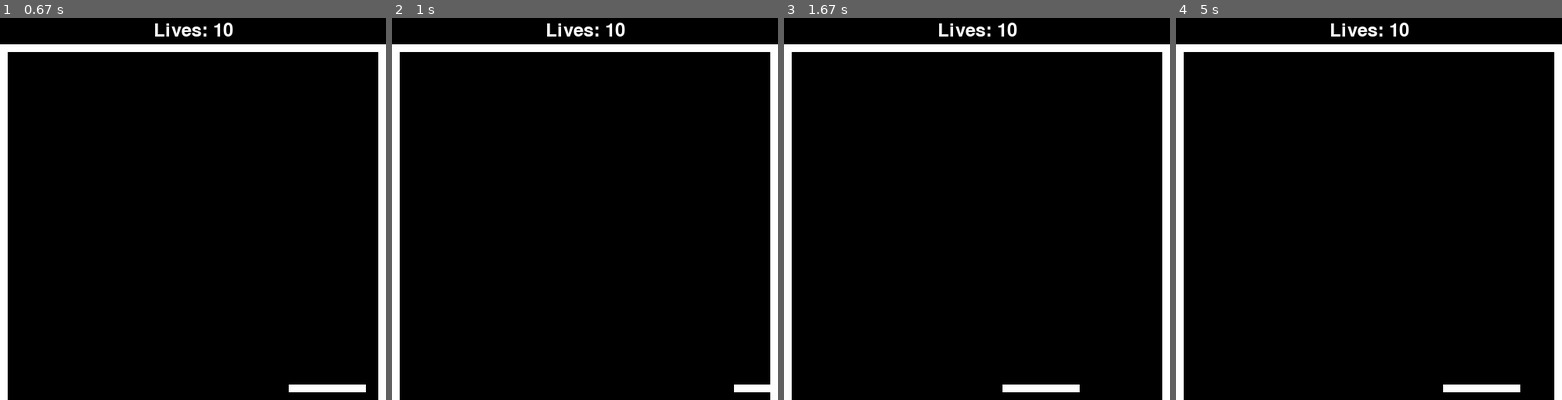
Above: before the commit, frames 1-4 (left to right).
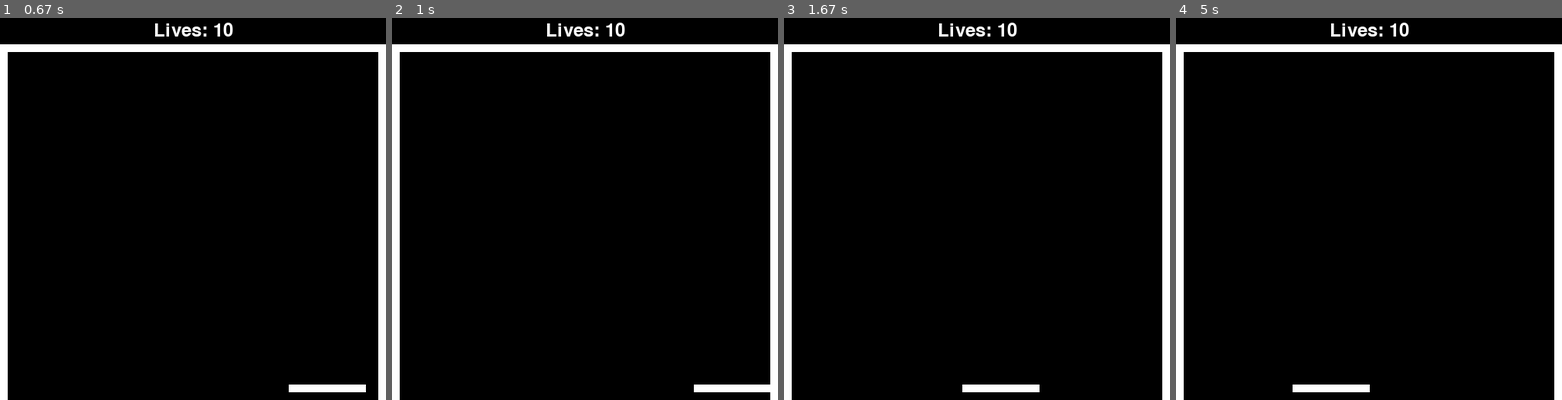
Above: after the commit, the same moments.

Repository: rabramley/pygames
Game: pygame game, started from pong.py
Two runs of this game, one before a commit and one after it. Both use one fixed random seed, a clock stepped at 60 frames per second and the inputs below.
Inputs:
- Up to frame 1 (0.67 s): hold Right from 0.33 s (still down)
- Up to frame 2 (1 s): release Right at 0.8 s
- Up to frame 3 (1.67 s): hold Left from 1.33 s (still down)
- Up to frame 4 (5 s): release Left at 1.87 s; hold Left 1.9-2.3 s; hold Right 2.33-2.97 s; hold Left 3-3.47 s; hold Right 3.5-3.97 s; hold Right 4-4.47 s; hold Left from 4.5 s (still down)

Frame 1 is identical in both runs. In frame 2, 0.2% of the frame differs, in the area x 78-89%, y 95-98%; in frame 3, 0.4%; in frame 4, 0.8%, in the area x 30-90%, y 95-98%.

Commit message:
Added paddle movement limits

Diff:
--- a/pong.py
+++ b/pong.py
@@ -32,10 +32,10 @@
 
 class Paddle(Wall):
     def move(self, left_down, right_down):
-        if right_down:
+        if right_down and self.rect.x + PADDLE_WIDTH < SCREEN_WIDTH - WALL_THICKNESS - 1:
             self.rect.x += PADDLE_SPEED * dt
             print(f'Right: {PADDLE_SPEED * dt}')
-        if left_down:
+        if left_down and self.rect.x > WALL_THICKNESS + 1:
             self.rect.x -= PADDLE_SPEED * dt
             print(f'Left: {PADDLE_SPEED * dt}')
 
